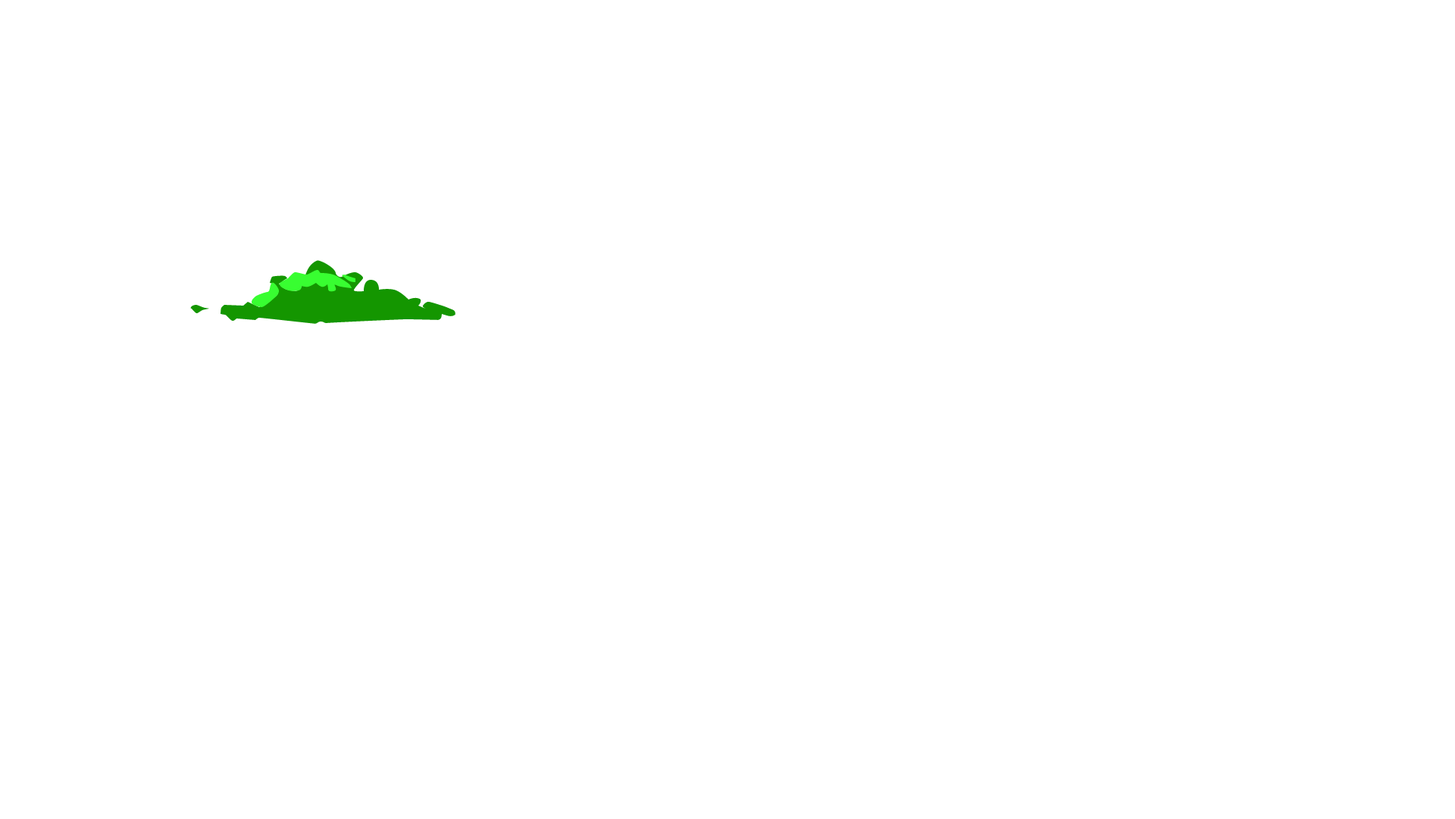
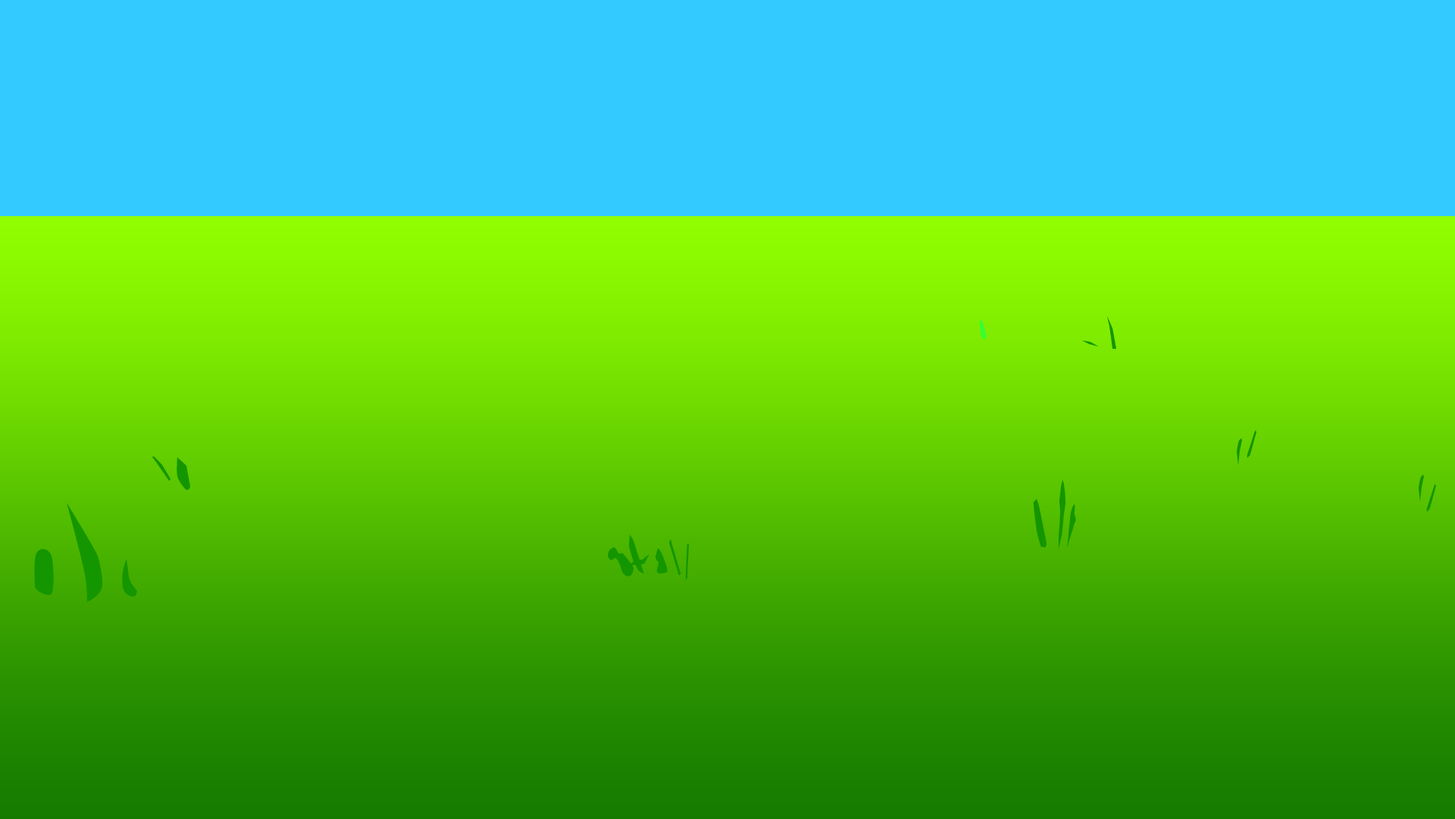
The second 1455×819 image is a revision of the first. Changes to its layers:
showed "Layer 1" over [0, 0, 1455, 819]
